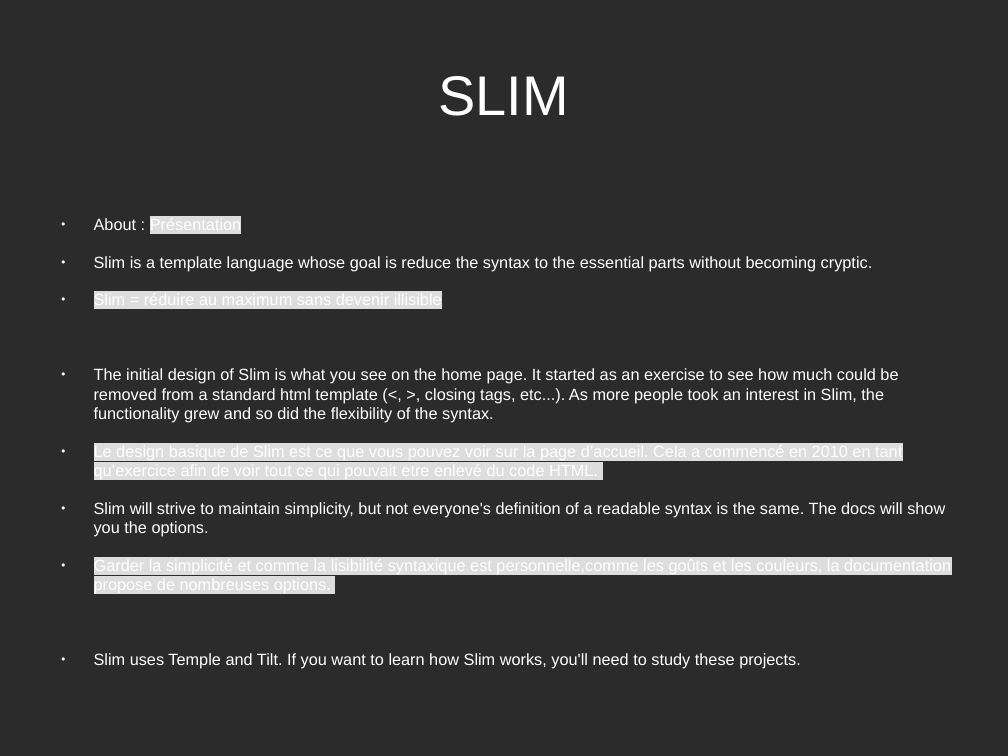
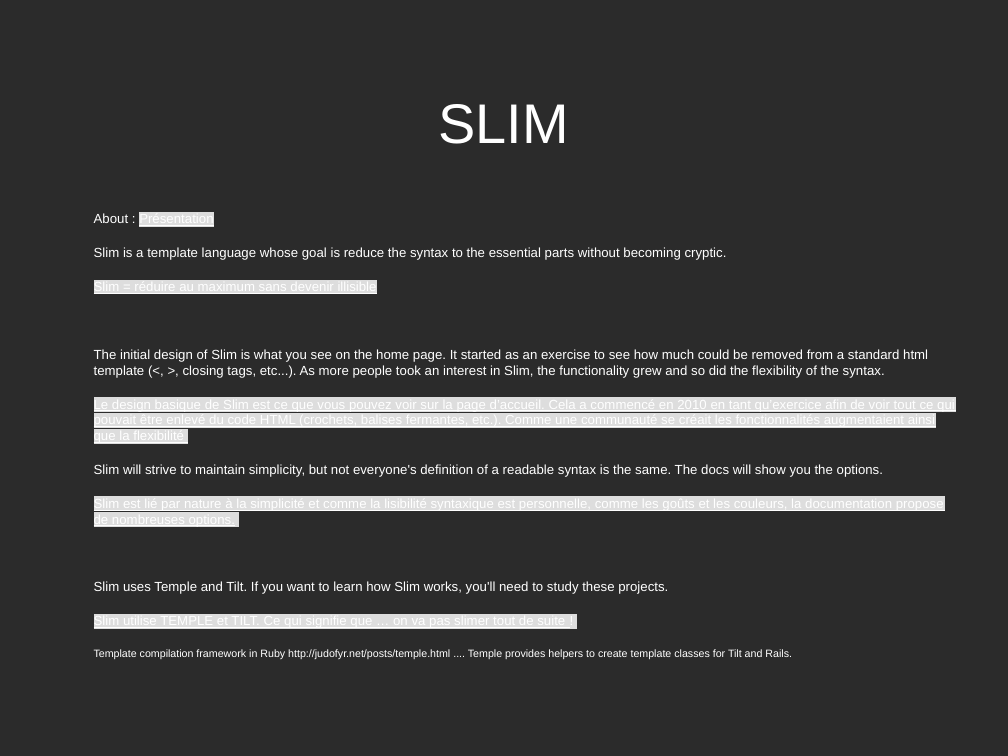
Before and after one commit to PatdeMessac/slim, a slide deck: slide 3 of SLIM_a_rigorous_presentation.odp. Drawn at 1008x756 pixels with LibreOffice and Linux fonts; fonts in the diff are those of the drawing; background and template pictures are left out; a plain dark background stands for a picture behind light text. Boxes give left, top, right and bottom in pixels: in the first picture for what was removed or moved away, otherwise in the second. Text is boxed around its words. In the diff, an @@ line names an element or a change of style, - is before the commit and + after.

```diff
--- a/SLIM_a_rigorous_presentation.odp
+++ b/SLIM_a_rigorous_presentation.odp
@@ title "SLIM": place and size @@
-title "SLIM" at box(439, 76, 569, 116)
+title "SLIM" at box(439, 104, 569, 144)
@@ text at box(94, 212, 928, 594): size 12.8 to 10.4 pt in "About : Présentation", "Slim is a template language whose goal ...", "Slim = réduire au maximum sans devenir ...", "The initial design of Slim is what ..." and 2 more places; underline on in "Présentation", "Slim = réduire au maximum sans devenir ..."; bullet ● to none @@
@@ text at box(94, 397, 955, 444): text changed; size 12.8 to 10.4 pt @@
-● Le design basique de Slim est ce que vous pouvez voir sur la page d’accueil. Cela a commencé en 2010 en tant qu’exercice afin de voir tout ce qui pouvait etre enlevé du code HTML.
+Le design basique de Slim est ce que vous pouvez voir sur la page d’accueil. Cela a commencé en 2010 en tant qu’exercice afin de voir tout ce qui pouvait être enlevé du code HTML (crochets, balises fermantes, etc.). Comme une communauté se créait les fonctionnalités augmentaient ainsi que la flexibilité
@@ text at box(94, 496, 944, 527): text changed; size 12.8 to 10.4 pt @@
-● Garder la simplicité et comme la lisibilité syntaxique est personnelle,comme les goûts et les couleurs, la documentation propose de nombreuses options.
+Slim est lié par nature à la simplicité et comme la lisibilité syntaxique est personnelle, comme les goûts et les couleurs, la documentation propose de nombreuses options.
@@ text at box(94, 614, 792, 659): paragraphs added @@
+Slim utilise TEMPLE et TILT. Ce qui signifie que … on va pas slimer tout de suite !
+Template compilation framework in Ruby http://judofyr.net/posts/temple.html .... Temple provides helpers to create template classes for Tilt and Rails.
```
Also in this commit, not shown: 5 other slides changed, 7 slides added, 4 slides removed, 1 other file.
